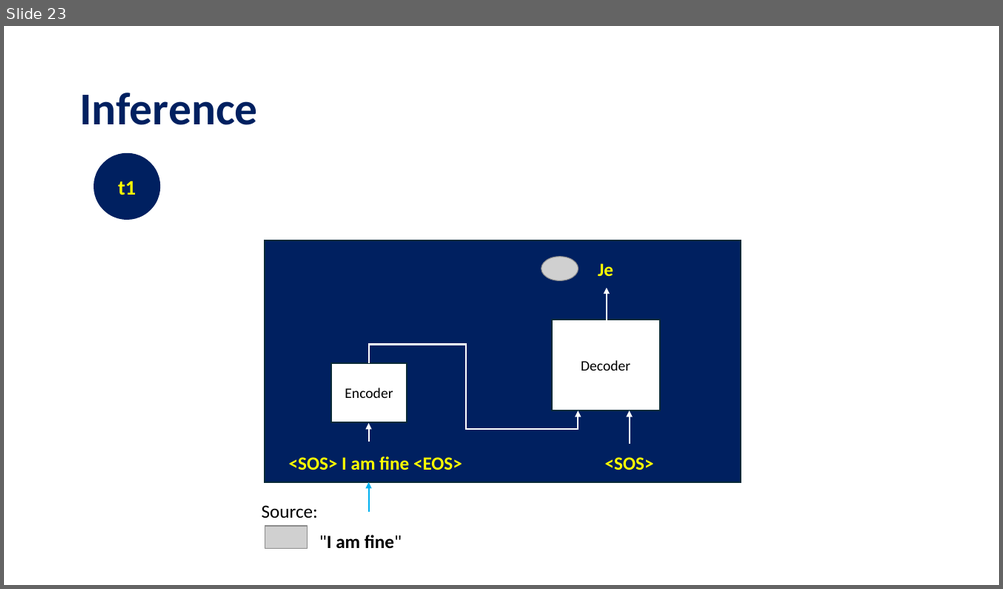
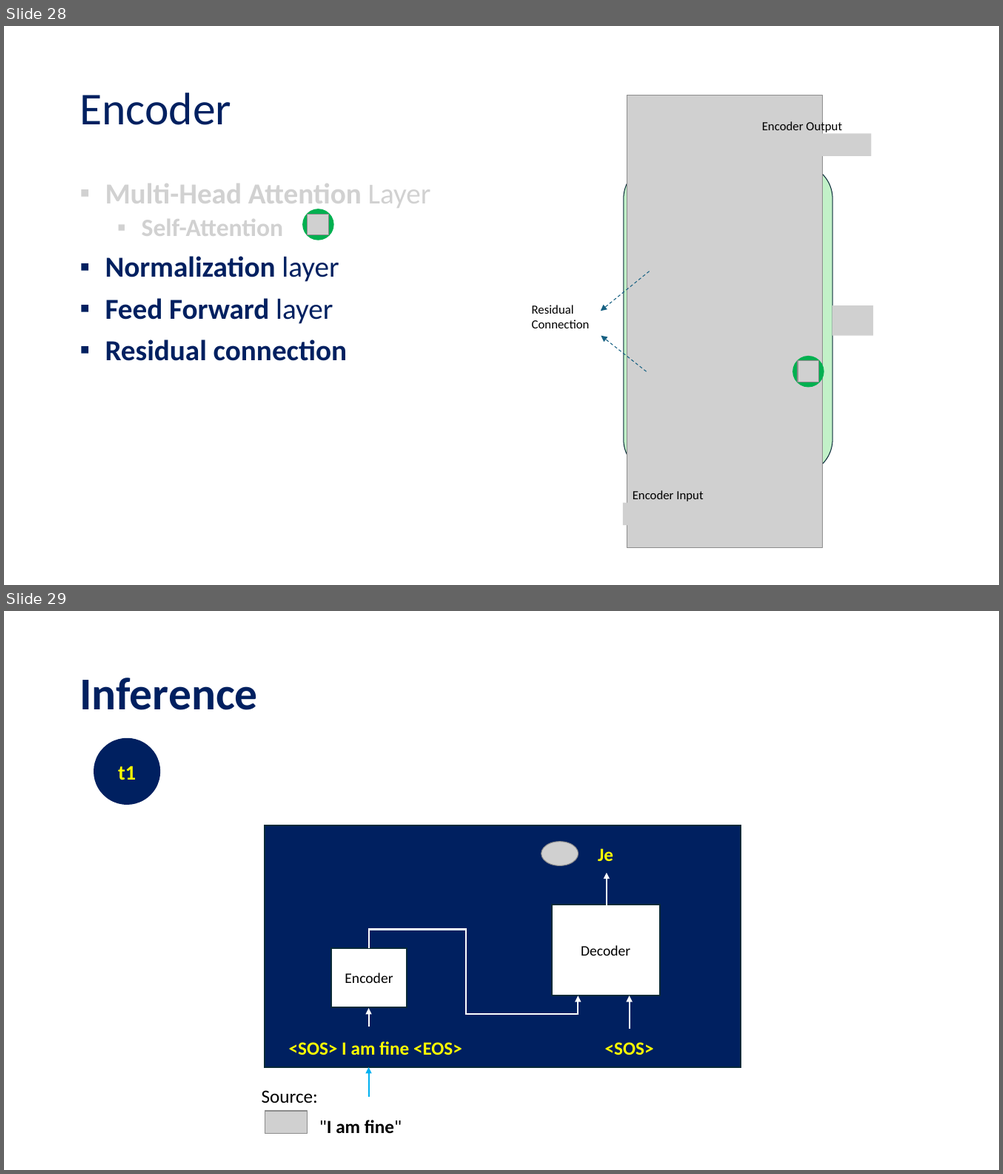
Before and after one commit to tanquangduong/transformer-pt, a slide deck: presentation/Introduction to Transformer.pptx. Shown one above the other, each under a label of ours: slide 23 before the commit, slides 28 and 29 after it. The pictures are 1003x589 and 1003x1174 pixels, drawn with LibreOffice and Linux fonts; fonts in the diff are those of the drawing; grey boxes stand for pictures. Boxes give left, top, right and bottom in pixels: in the first picture for what was removed or moved away, otherwise in the second. Text is boxed around its words. In the diff, an @@ line names an element or a change of style, - is before the commit and + after.

```diff
--- a/presentation/Introduction to Transformer.pptx
+++ b/presentation/Introduction to Transformer.pptx
@@ slide 28 added at box(4, 26, 999, 585), background #FFFFFF @@
@@ title added at box(79, 93, 231, 125), 44 pt, text #002060 @@
+Encoder
@@ picture added at box(627, 96, 822, 548) @@
@@ picture added at box(752, 133, 871, 156) @@
@@ text added at box(762, 120, 842, 133), 12 pt, text #000000 @@
+Encoder Output
@@ rounded rectangle added at box(623, 164, 832, 474), fill #C2F1C8, outline #092A39 0.75 pt @@
@@ text added at box(105, 184, 431, 361), 28 pt, text #002060, bold @@
+▪ Multi-Head Attention Layer
+  ▪ Self-Attention
+▪ Normalization layer
+▪ Feed Forward layer
+▪ Residual connection
@@ ellipse added at box(302, 209, 334, 240), fill #00B050 @@
@@ picture added at box(307, 214, 330, 235) @@
@@ arrow added from (649, 272) to (600, 311), #156082 0.75 pt dashed @@
@@ text added at box(532, 305, 589, 329), 12 pt, text #000000 @@
+Residual Connection
@@ picture added at box(832, 306, 874, 335) @@
@@ arrow added from (646, 372) to (601, 335), #156082 0.75 pt dashed @@
@@ ellipse added at box(793, 356, 824, 387), fill #00B050 @@
@@ picture added at box(798, 361, 819, 383) @@
@@ text added at box(632, 491, 703, 502), 12 pt, text #000000 @@
+Encoder Input
@@ picture added at box(623, 503, 741, 526) @@
@@ what was slide 23 is now slide 29 @@
```
Also in this commit, not shown: 10 slides changed, 7 other slides added, 2 slides removed, 1 other file.
